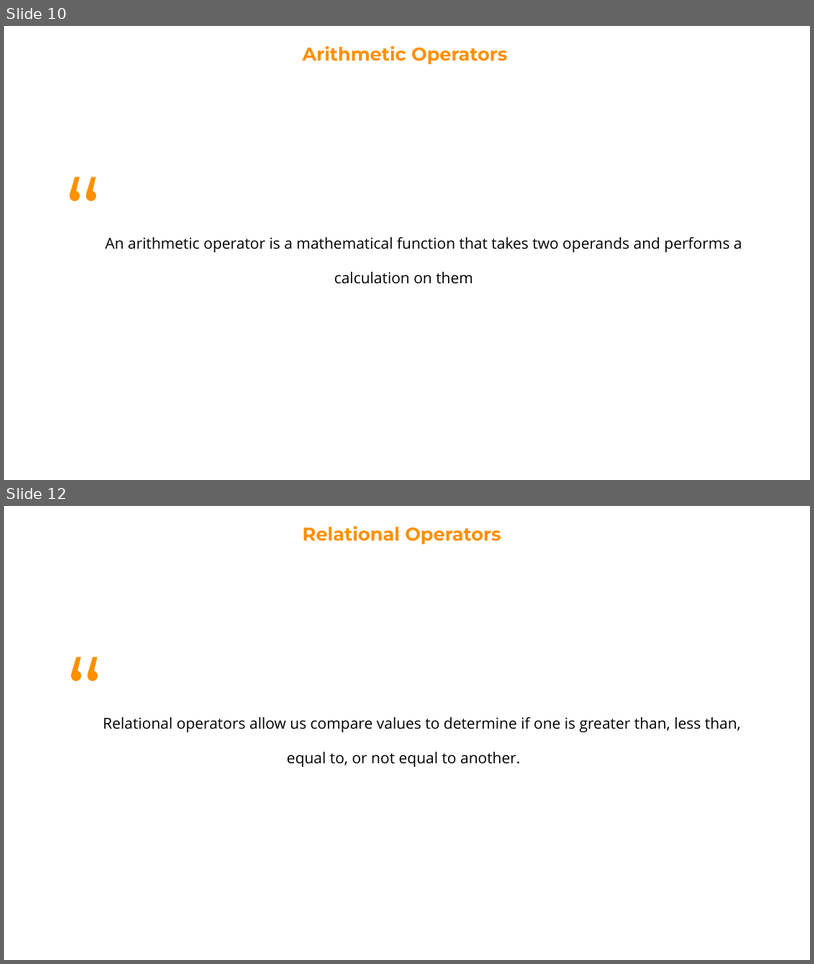
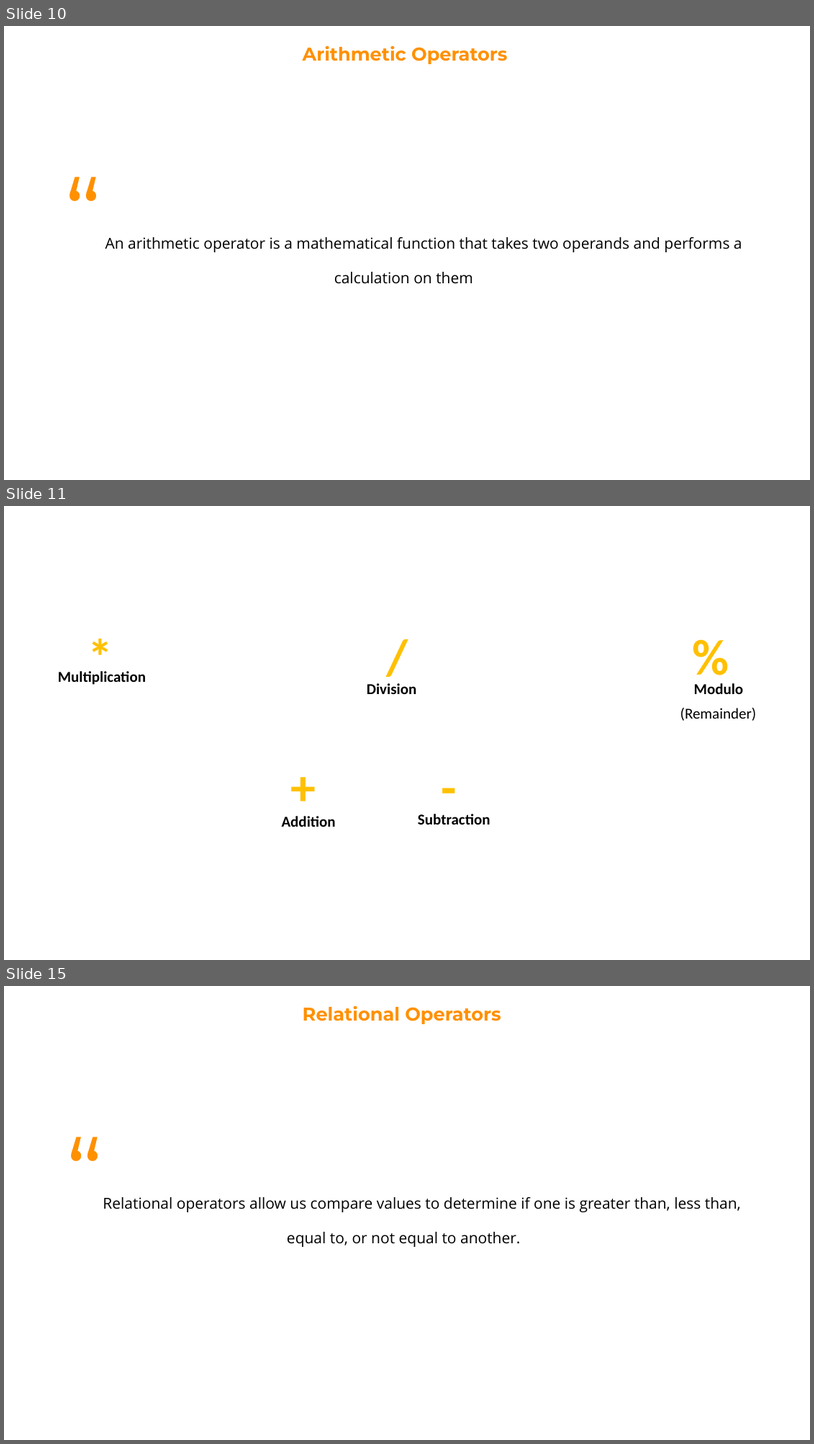
Before and after one commit to Robert-Doe/codeden, a slide deck: 3. Operators.pptx. Shown one above the other, each under a label of ours: slides 10 and 12 before the commit, slides 10, 11 and 15 after it; the slides between them are not shown. The pictures are 814x964 and 814x1444 pixels, drawn with LibreOffice and Linux fonts; fonts in the diff are those of the drawing. Boxes give left, top, right and bottom in pixels: in the first picture for what was removed or moved away, otherwise in the second. Text is boxed around its words. In the diff, an @@ line names an element or a change of style, - is before the commit and + after.

```diff
--- a/3. Operators.pptx
+++ b/3. Operators.pptx
@@ slide 11 added at box(4, 506, 810, 960), background #FFFFFF @@
@@ text added at box(82, 621, 756, 688), 60 pt, text #FFC000, bold @@
+* / %
@@ text added at box(58, 671, 146, 685), 18 pt, text #000000, bold @@
+Multiplication
@@ text added at box(367, 683, 417, 694), 18 pt, text #000000, bold @@
+Division
@@ text added at box(694, 683, 744, 694), 18 pt, text #000000, bold @@
+Modulo
@@ text added at box(681, 708, 757, 721), 18 pt, text #000000 @@
+(Remainder)
@@ text added at box(286, 752, 466, 818), 60 pt, text #FFC000, bold @@
++ -
@@ text added at box(282, 816, 336, 826), 18 pt, text #000000, bold @@
+Addition
@@ text added at box(418, 813, 491, 824), 18 pt, text #000000, bold @@
+Subtraction
@@ what was slide 12 is now slide 15 @@
```
Also in this commit, not shown: 1 slide changed, 6 other slides added, 2 slides removed, 1 other file.
